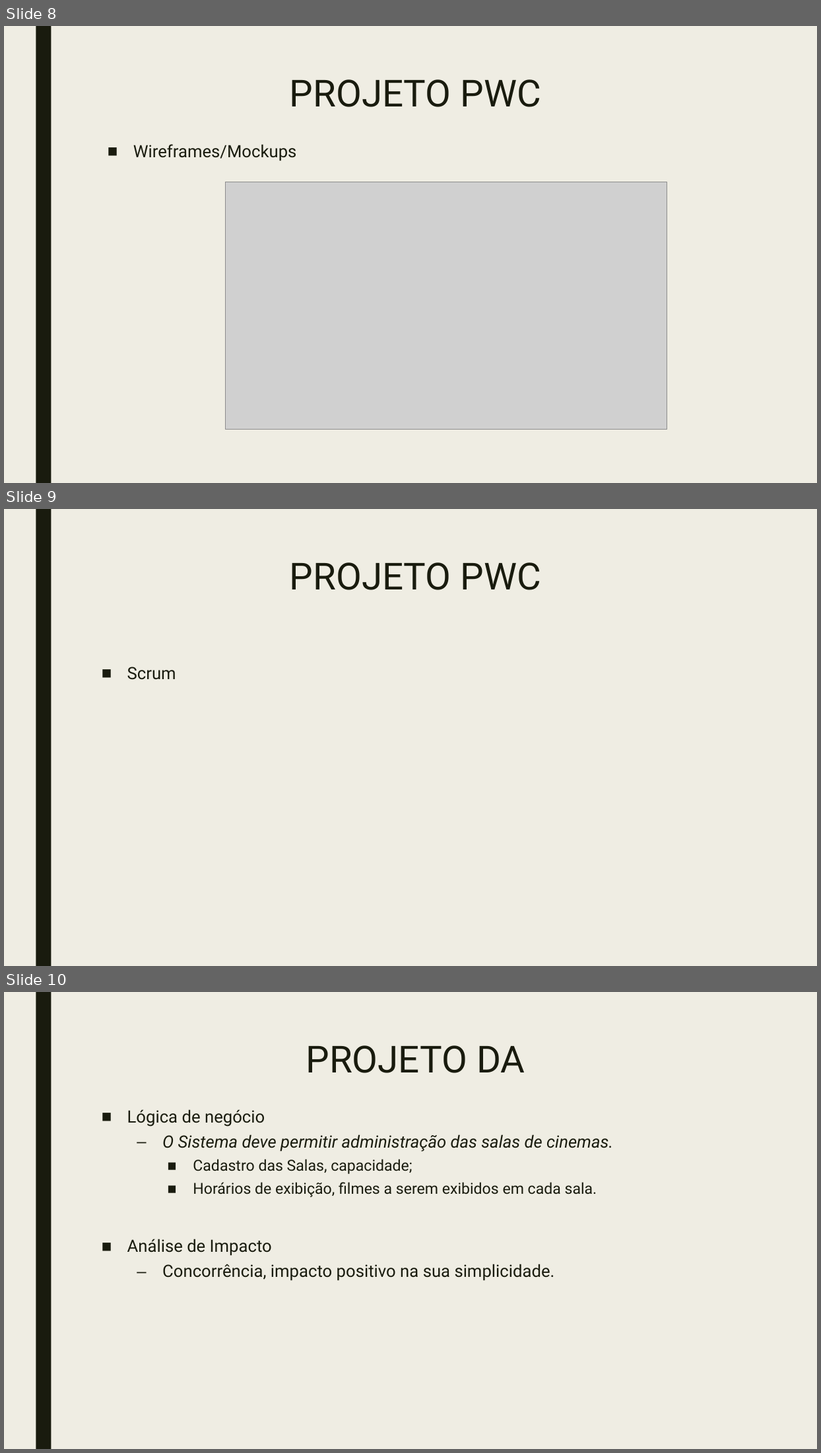
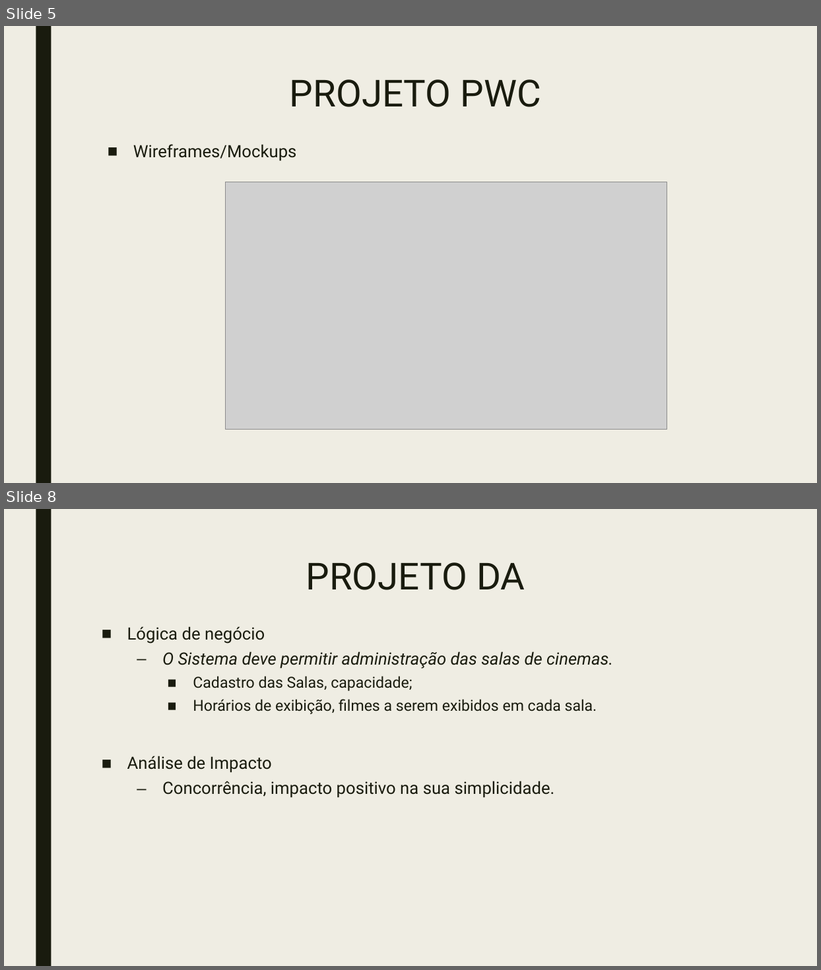
Before and after one commit to doomiinguees/PSI_PWS_PLC, a slide deck: doc/Metodologias de Desenvolvimento de Software.pptx. Shown one above the other, each under a label of ours: slides 8, 9 and 10 before the commit, slides 5 and 8 after it; the slides between them are not shown. The pictures are 821x1453 and 821x970 pixels, drawn with LibreOffice and Linux fonts; fonts in the diff are those of the drawing; grey boxes stand for pictures. Boxes give left, top, right and bottom in pixels: in the first picture for what was removed or moved away, otherwise in the second. Text is boxed around its words. In the diff, an @@ line names an element or a change of style, - is before the commit and + after.

```diff
--- a/doc/Metodologias de Desenvolvimento de Software.pptx
+++ b/doc/Metodologias de Desenvolvimento de Software.pptx
@@ slide 9 removed at box(4, 509, 817, 966), background #EFEDE3; not listed: 1 template element that a slide beside it also shows @@
@@ title removed at box(290, 562, 541, 590) @@
-PROJETO PWC
@@ text removed at box(127, 667, 176, 680) @@
-■ Scrum
@@ what was slide 8 is now slide 5 @@
@@ what was slide 10 is now slide 8 @@
```
Also in this commit, not shown: 2 slides changed, 1 slide added, 1 other slide removed.
